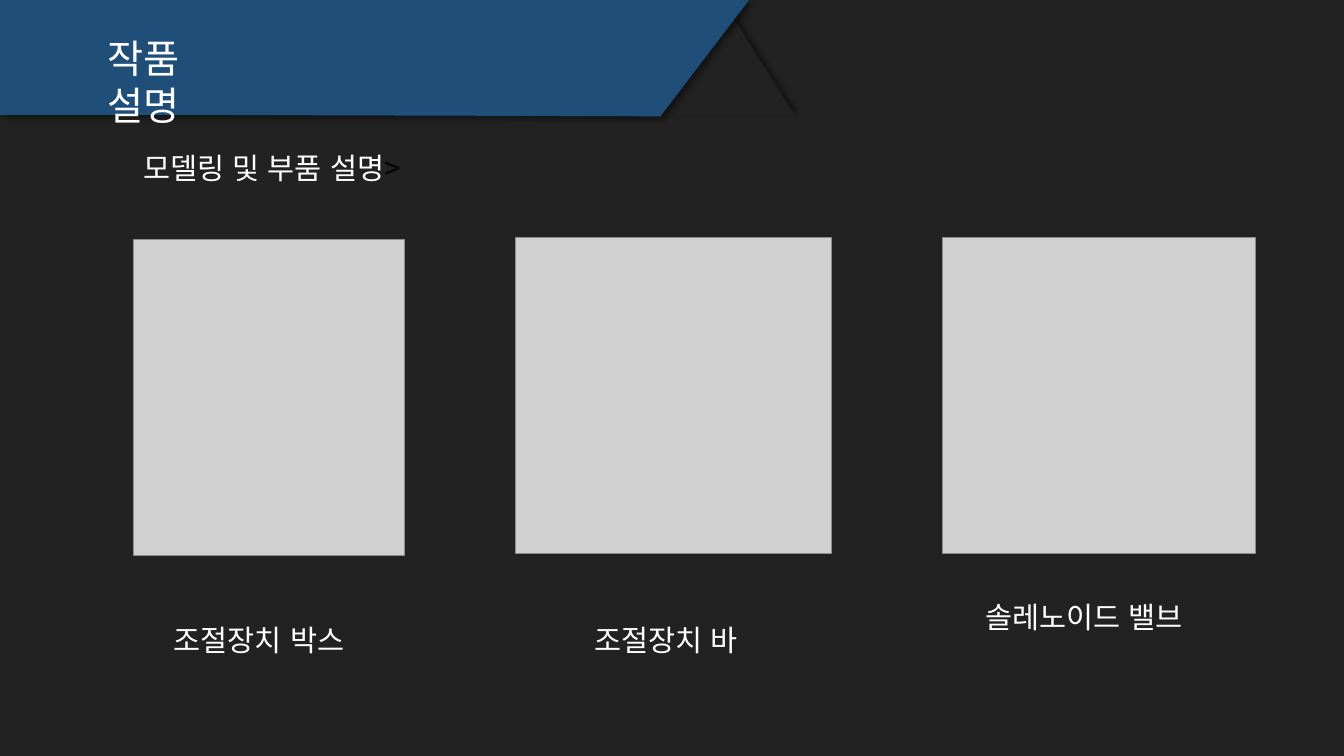
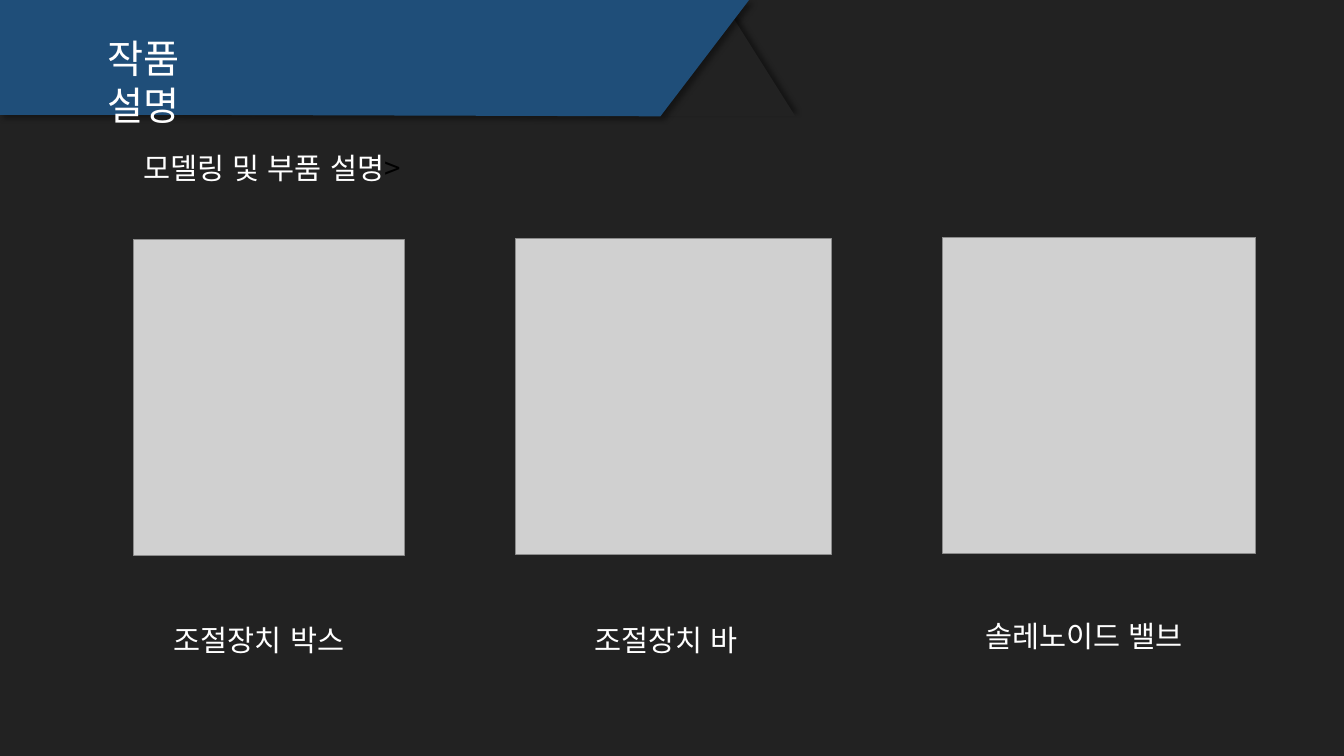
Before and after one commit to TRpop/GoRail, a slide deck: slide 11 of 중간발표/피피티 프로토타입 (미완 월예정).pptx (slide 10 before the commit). Drawn at 1344x756 pixels with LibreOffice and Linux fonts; fonts in the diff are those of the drawing; grey boxes stand for pictures. Boxes give left, top, right and bottom in pixels: in the first picture for what was removed or moved away, otherwise in the second. Text is boxed around its words. In the diff, an @@ line names an element or a change of style, - is before the commit and + after.

```diff
--- a/중간발표/피피티 프로토타입 (미완 월예정).pptx
+++ b/중간발표/피피티 프로토타입 (미완 월예정).pptx
@@ text "솔레노이드 밸브": place and size @@
-text "솔레노이드 밸브" at bbox=[985, 603, 1183, 631]
+text "솔레노이드 밸브" at bbox=[985, 622, 1183, 650]
```
Also in this commit, not shown: 1 other slide changed, 3 slides added, 1 slide removed, 2 other files.
